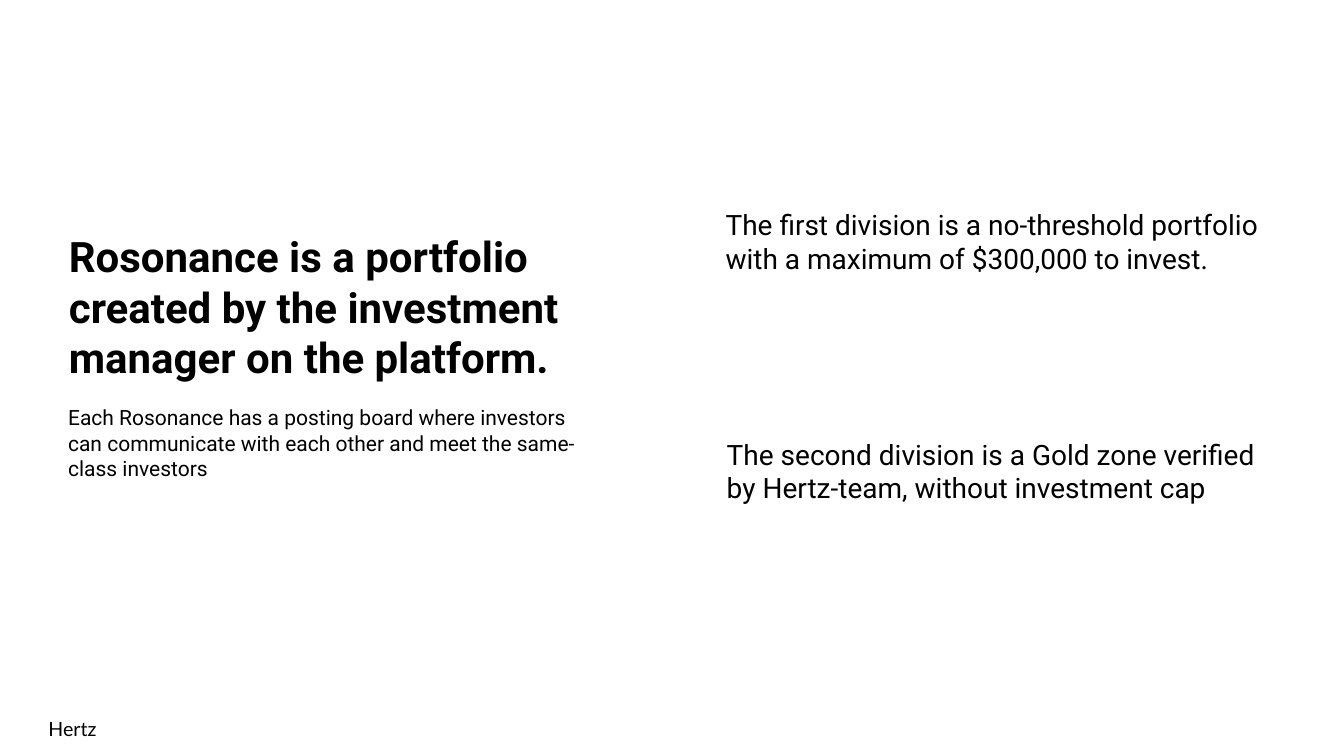
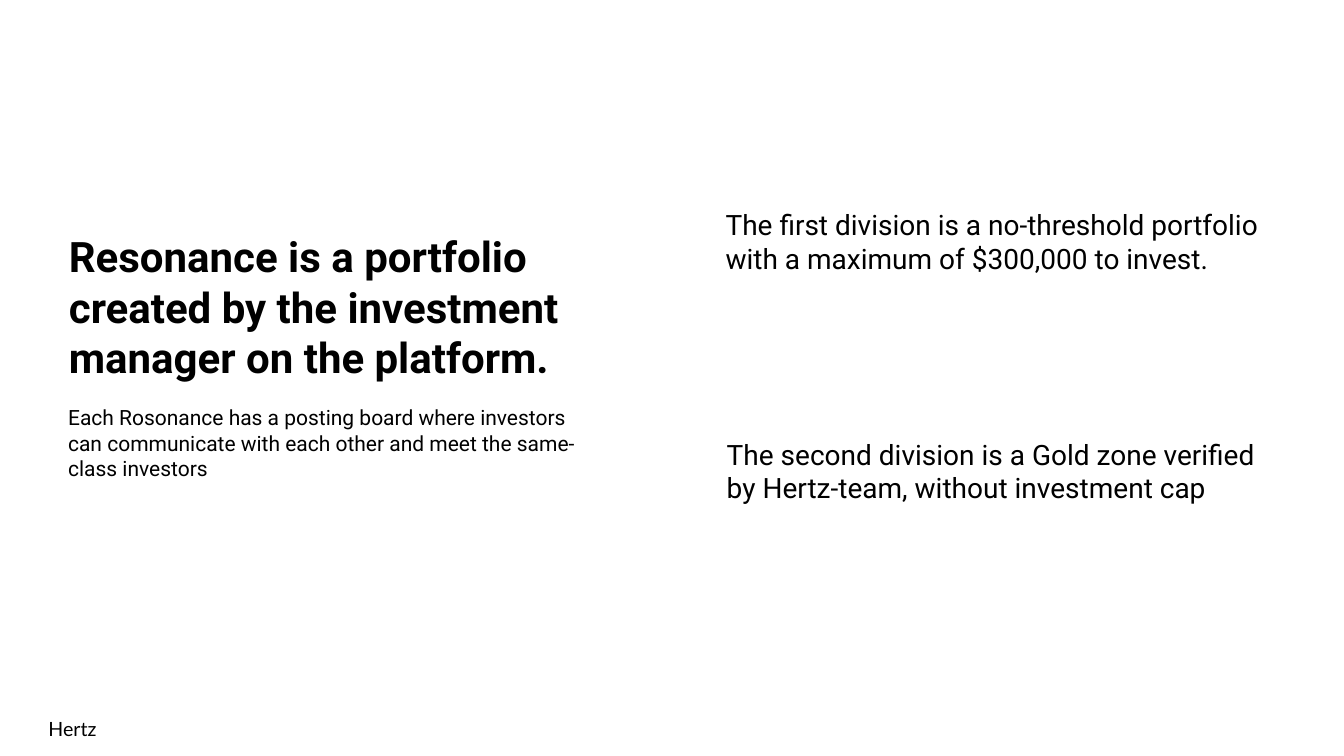
Before and after one commit to IOSGVentures/Layer2Hackathon, a slide deck: slide 7 of projects/Team-1-HertzFinance/hertz-pitchdeck.pptx. Drawn at 1344x756 pixels with LibreOffice and Linux fonts; fonts in the diff are those of the drawing. Boxes give left, top, right and bottom in pixels: in the first picture for what was removed or moved away, otherwise in the second. Text is boxed around its words. In the diff, an @@ line names an element or a change of style, - is before the commit and + after.

```diff
--- a/projects/Team-1-HertzFinance/hertz-pitchdeck.pptx
+++ b/projects/Team-1-HertzFinance/hertz-pitchdeck.pptx
@@ text at (69, 240, 559, 382): text changed @@
-Rosonance is a portfolio created by the investment manager on the platform.
+Resonance is a portfolio created by the investment manager on the platform.
```
Also in this commit, not shown: 6 other slides changed, 1 slide added, 1 slide removed.
